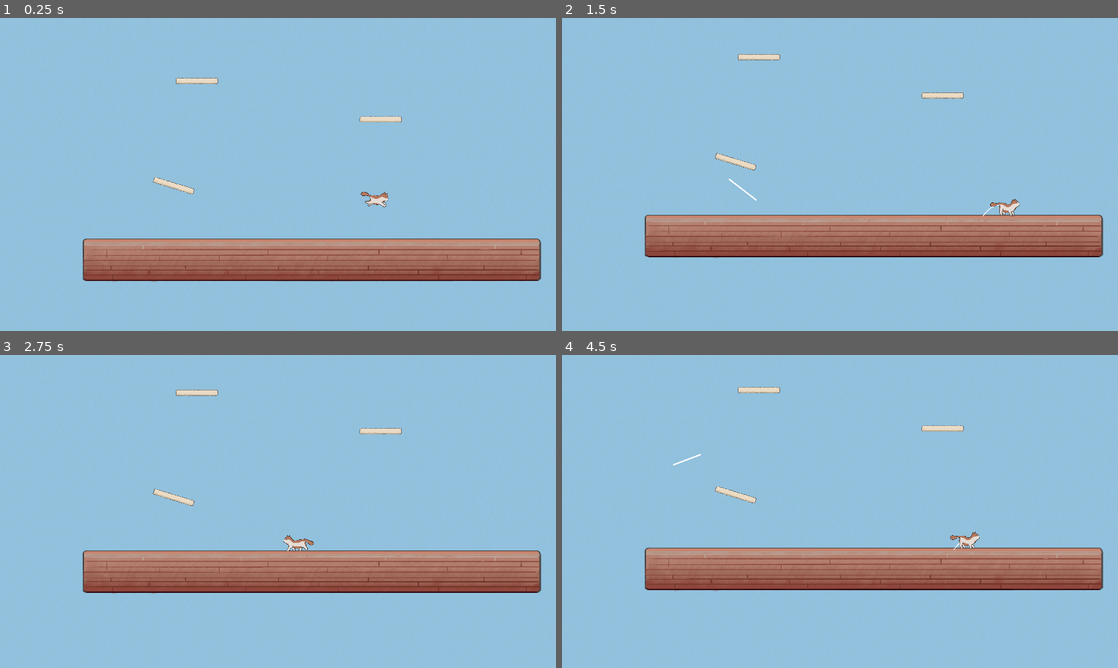
Above: before the commit, frames 1-4 (two rows, left to right).
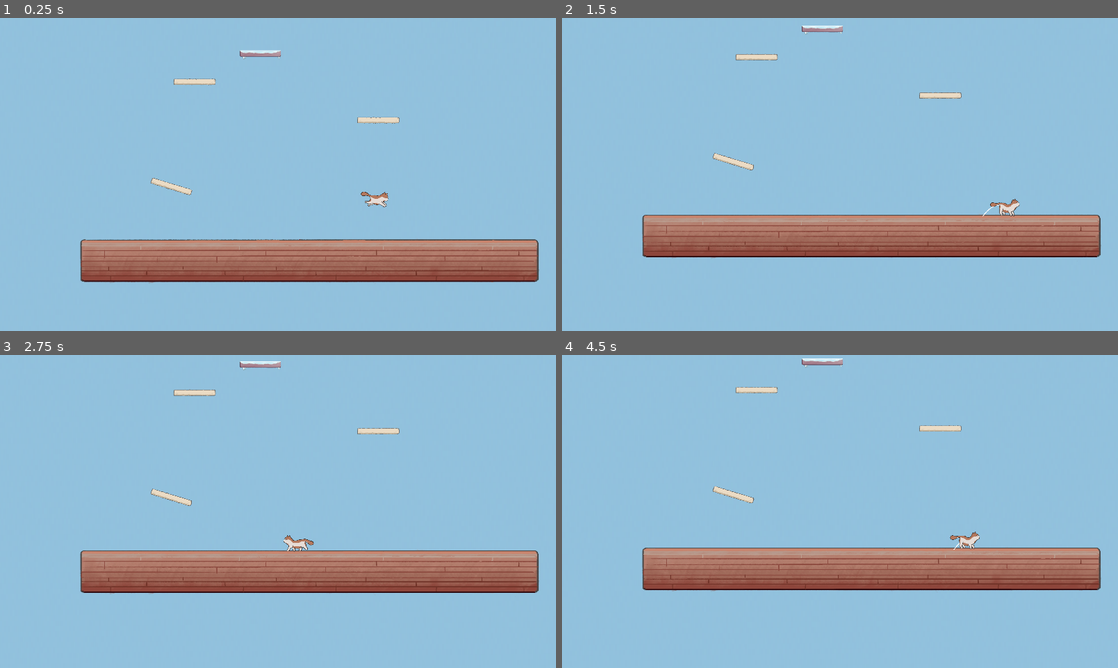
Above: after the commit, the same moments.

Repository: speedacm/Game-Dev-Catformer
Game: Godot game, scene res://Scenes/main.tscn
The game is run twice, just before and just after one commit, with the same random seed, the same clock (stepped at 60 frames per second) and the same inputs.
Inputs (mouse positions are in pixels of both pictures, inside the frame that each line leads up to):
- Up to frame 1 (0.25 s): no input
- Up to frame 2 (1.5 s): move the mouse to (962, 158) at 0.52 s; press the mouse at (962, 158) at 0.53 s; hold Right (ui_right) 0.53-1.25 s; tap C (c) at 0.8 s; release the mouse at (962, 158) at 1.25 s; drag from (728, 190) to (812, 237) at 1.27 s
- Up to frame 3 (2.75 s): move the mouse to (333, 442) at 2.02 s; hold Left (ui_left) from 2.03 s (still down); hold E (hold) from 2.03 s (still down); click (333, 442) at 2.3 s
- Up to frame 4 (4.5 s): release Left (ui_left) at 2.75 s; release E (hold) at 2.75 s; drag from (812, 574) to (673, 464) at 2.77 s; move the mouse to (1006, 558) at 3.52 s; hold Right (ui_right) 3.53-4.25 s; hold E (hold) 3.53-4.25 s; tap C (c) at 3.6 s; click (1006, 558) at 3.67 s; drag from (673, 464) to (756, 433) at 4.27 s

The runs differ from the first frame. In frame 1, 4.3% of the frame differs, in the area x 14-98%, y 10-85%; in frame 2, 0.7%; in frame 3, 0.6%; in frame 4, 0.7%.

Commit message:
Revert "Dgc moving platform (#27)"
This reverts commit a77fa20f260dbd78aa1e4eb8d2876f02a3ab2415.

Diff:
--- a/Scenes/UILine.gd
+++ /dev/null
@@ -1,22 +0,0 @@
-extends Line2D
-@onready var player := find_parent("player")
-
-# Called when the node enters the scene tree for the first time.
-func _ready():
-	pass
-
-# Called every frame. 'delta' is the elapsed time since the previous frame.
-func _process(delta):
-	pass
-
-func _input(event: InputEvent) -> void:
-	if player.is_on_floor():
-		if Input.is_action_just_pressed("Click"):
-			show()
-			points[0] = get_local_mouse_position()
-		if Input.is_action_pressed("Click"): #while holding down mouse button
-			points[1] = get_local_mouse_position()
-		if Input.is_action_just_released("Click"):
-			hide()
-		if Input.is_action_just_pressed("c"):
-			hide()
--- a/Scenes/highfric.tscn
+++ b/Scenes/highfric.tscn
@@ -1,9 +1,7 @@
-[gd_scene load_steps=3 format=3 uid="uid://cdqydwartk8a6"]
+[gd_scene load_steps=3 format=3 uid="uid://d4a8g3n7wphyr"]
 
 [ext_resource type="PackedScene" uid="uid://cxuchcpo4q2cs" path="res://Scenes/platform.tscn" id="1_cb41q"]
-
-[ext_resource type="Texture2D" uid="uid://cslgexevvtkam" path="res://Asset_Pack/statics/No Slide Platform.png" id="2_uufml"]
-
+[ext_resource type="Texture2D" uid="uid://bw45y68d5vptb" path="res://Asset_Pack/statics/Game-Dev-Catformer - HF_Platform.png" id="2_1iebe"]
 
 [node name="highfricplat" instance=ExtResource("1_cb41q")]
 friction = 1.0
--- a/Scenes/kineplayer.tscn
+++ b/Scenes/kineplayer.tscn
@@ -1,12 +1,9 @@
-[gd_scene load_steps=13 format=3 uid="uid://bdhgxihnvqm3e"]
+[gd_scene load_steps=12 format=3 uid="uid://bdhgxihnvqm3e"]
 
 [ext_resource type="Script" path="res://Scripts/kineplayer.gd" id="1_n43a3"]
-
-[ext_resource type="Texture2D" uid="uid://e0o6y5cg28qc" path="res://Cat Animations/GameDevCatformer(SpriteSheet2).png" id="2_8e8k0"]
-[ext_resource type="Texture2D" uid="uid://bsbi3nw6kew6q" path="res://Asset_Pack/statics/Screenshot 2023-10-04 at 6.39.47 PM.png" id="3_1eeqk"]
-
+[ext_resource type="Texture2D" uid="uid://ctw7kkrvtgm0y" path="res://Cat Animations/GameDevCatformer(SpriteSheet2).png" id="2_8e8k0"]
+[ext_resource type="Texture2D" uid="uid://b1j40utw4anm1" path="res://Asset_Pack/statics/Screenshot 2023-10-04 at 6.39.47 PM.png" id="3_1eeqk"]
 [ext_resource type="Script" path="res://Scenes/Camera2D.gd" id="3_xp0tx"]
-[ext_resource type="Script" path="res://Scenes/UILine.gd" id="4_88xvk"]
 
 [sub_resource type="RectangleShape2D" id="RectangleShape2D_4xgcb"]
 size = Vector2(127, 129)
@@ -126,10 +123,6 @@
 drag_vertical_offset = -1.0
 script = ExtResource("3_xp0tx")
 
-[node name="UILine" type="Line2D" parent="Camera2D"]
-points = PackedVector2Array(6, -1, 6, 0)
-script = ExtResource("4_88xvk")
-
 [node name="Sprite2D2" type="Sprite2D" parent="."]
 visible = false
 z_index = -3
--- a/Scenes/lowfric.tscn
+++ b/Scenes/lowfric.tscn
@@ -1,11 +1,9 @@
-[gd_scene load_steps=3 format=3 uid="uid://bichttx25c1lw"]
+[gd_scene load_steps=3 format=3 uid="uid://bm31x1j2fs4a1"]
 
 [ext_resource type="PackedScene" uid="uid://cxuchcpo4q2cs" path="res://Scenes/platform.tscn" id="1_j25k8"]
+[ext_resource type="Texture2D" uid="uid://byj1ke40125qo" path="res://Asset_Pack/statics/Game-Dev-Catformer - LF_Platform.png" id="2_3bes1"]
 
-[ext_resource type="Texture2D" uid="uid://nl28e2lyy4vt" path="res://Asset_Pack/statics/Slide platform.png" id="2_3ienx"]
-
-[node name="platform3" instance=ExtResource("1_j25k8")]
-
+[node name="lowfricplat" instance=ExtResource("1_j25k8")]
 friction = 0.0
 
 [node name="Sprite2D" parent="." index="0"]
--- a/Scenes/main.tscn
+++ b/Scenes/main.tscn
@@ -8,4 +8,4 @@
 [node name="Cat" parent="." instance=ExtResource("1_6nmq3")]
 
 [node name="Level1" parent="." instance=ExtResource("2_faqfv")]
-position = Vector2(-657, -227)
+position = Vector2(-673, -221)
--- a/Scenes/map.tscn
+++ b/Scenes/map.tscn
@@ -1,5 +1,4 @@
 [gd_scene load_steps=8 format=3 uid="uid://bv5iafq5y71bk"]
-
 
 [ext_resource type="Texture2D" uid="uid://cgc3l35wbdf8q" path="res://Asset_Pack/First_Level_pt2.png" id="2_fpjj3"]
 [ext_resource type="PackedScene" uid="uid://cxuchcpo4q2cs" path="res://Scenes/platform.tscn" id="2_kcbli"]
@@ -8,7 +7,6 @@
 [ext_resource type="PackedScene" uid="uid://bm31x1j2fs4a1" path="res://Scenes/lowfric.tscn" id="5_q510l"]
 [ext_resource type="PackedScene" uid="uid://d4a8g3n7wphyr" path="res://Scenes/highfric.tscn" id="6_hdb2k"]
 [ext_resource type="PackedScene" uid="uid://h32gt51wlunb" path="res://Scenes/scratch_pad.tscn" id="7_mxtyo"]
-
 
 [node name="Level1" type="Node2D"]
 
@@ -73,7 +71,6 @@
 scale = Vector2(1.6, 1.6)
 
 [node name="platform18" parent="." instance=ExtResource("6_hdb2k")]
-
 position = Vector2(-75, -4665)
 
 [node name="Scratch Pad" parent="." instance=ExtResource("7_mxtyo")]
--- a/Scenes/movingPlatform.tscn
+++ /dev/null
@@ -1,38 +0,0 @@
-[gd_scene load_steps=4 format=3 uid="uid://6jd7bdmni75w"]
-
-[ext_resource type="PackedScene" uid="uid://cxuchcpo4q2cs" path="res://Scenes/platform.tscn" id="1_i30jq"]
-
-[sub_resource type="Animation" id="Animation_dg2ue"]
-resource_name = "movementLoop"
-length = 2.0
-loop_mode = 1
-tracks/0/type = "value"
-tracks/0/imported = false
-tracks/0/enabled = true
-tracks/0/path = NodePath(".:position")
-tracks/0/interp = 2
-tracks/0/loop_wrap = true
-tracks/0/keys = {
-"times": PackedFloat32Array(0, 1, 2),
-"transitions": PackedFloat32Array(1, 1, 1),
-"update": 0,
-"values": [Vector2(1, 0), Vector2(523, 0), Vector2(1, 0)]
-}
-
-[sub_resource type="AnimationLibrary" id="AnimationLibrary_r4ejq"]
-_data = {
-"movementLoop": SubResource("Animation_dg2ue")
-}
-
-[node name="MovingPlatform" type="Node2D"]
-
-[node name="platform" parent="." instance=ExtResource("1_i30jq")]
-position = Vector2(523, 0)
-
-[node name="AnimationPlayer" type="AnimationPlayer" parent="platform"]
-autoplay = "movementLoop"
-playback_default_blend_time = 0.2
-speed_scale = 0.75
-libraries = {
-"": SubResource("AnimationLibrary_r4ejq")
-}
--- a/Scenes/platform.tscn
+++ b/Scenes/platform.tscn
@@ -1,14 +1,12 @@
 [gd_scene load_steps=4 format=3 uid="uid://cxuchcpo4q2cs"]
 
 [ext_resource type="Script" path="res://Scripts/platform.gd" id="1_xrlwo"]
-
-[ext_resource type="Texture2D" uid="uid://d05sh2g1fwddb" path="res://Asset_Pack/statics/Game-Dev-Catformer Platform.png" id="2_0entx"]
-
+[ext_resource type="Texture2D" uid="uid://bvmcfnt4w765c" path="res://Asset_Pack/statics/Game-Dev-Catformer Platform.png" id="2_0entx"]
 
 [sub_resource type="RectangleShape2D" id="RectangleShape2D_hil6x"]
 size = Vector2(287, 37)
 
-[node name="platform2" type="AnimatableBody2D"]
+[node name="platform" type="StaticBody2D"]
 position = Vector2(1, 0)
 collision_layer = 5
 collision_mask = 5
--- a/Scenes/platform_moving.tscn
+++ /dev/null
@@ -1,47 +0,0 @@
-[gd_scene load_steps=6 format=3 uid="uid://dg3re3tri8tog"]
-
-[ext_resource type="Script" path="res://platformMoving.gd" id="1_oenin"]
-[ext_resource type="Texture2D" uid="uid://dght7bjyncte1" path="res://icon.svg" id="2_w2qcc"]
-
-[sub_resource type="RectangleShape2D" id="RectangleShape2D_wjflp"]
-size = Vector2(290, 42)
-
-[sub_resource type="Animation" id="Animation_e14f1"]
-resource_name = "moving"
-length = 2.0
-loop_mode = 1
-tracks/0/type = "value"
-tracks/0/imported = false
-tracks/0/enabled = true
-tracks/0/path = NodePath(".:position")
-tracks/0/interp = 1
-tracks/0/loop_wrap = true
-tracks/0/keys = {
-"times": PackedFloat32Array(0, 1, 2),
-"transitions": PackedFloat32Array(1, 1, 1),
-"update": 0,
-"values": [Vector2(0, 0), Vector2(300, 0), Vector2(0, 0)]
-}
-
-[sub_resource type="AnimationLibrary" id="AnimationLibrary_yjckq"]
-_data = {
-"moving": SubResource("Animation_e14f1")
-}
-
-[node name="platformMoving" type="AnimatableBody2D"]
-position = Vector2(300, 0)
-script = ExtResource("1_oenin")
-
-[node name="Sprite2D" type="Sprite2D" parent="."]
-position = Vector2(3.8147e-06, 0)
-scale = Vector2(2.28125, 0.34375)
-texture = ExtResource("2_w2qcc")
-
-[node name="CollisionShape2D" type="CollisionShape2D" parent="."]
-shape = SubResource("RectangleShape2D_wjflp")
-
-[node name="AnimationPlayer" type="AnimationPlayer" parent="."]
-autoplay = "moving"
-libraries = {
-"": SubResource("AnimationLibrary_yjckq")
-}
--- a/Scripts/Trajectory.gd
+++ b/Scripts/Trajectory.gd
@@ -2,13 +2,11 @@
 
 @onready var player = get_parent().get_node("player")
 @onready var dragline = get_parent().get_node("dragline")
-var max_points = 250 / 1
+var max_points = 250
 
 func update_trajectory(delta):
 	clear_points()
 	var pos = player.global_position
-	#var velAdjust = player.get_last_slide_collision().get_collider_velocity() #Adjusts trajectory based on current surfaces velocity
-	var velAdjust = 0
 	var vel = ((dragline.vec_start - dragline.vec_fin) * dragline.vel_multiplier)
 
 	# Ensure velocity doesn't exceed vel_length_max and turn trajectory indicator red if velocity is at its maximum
--- a/Scripts/dragline.gd
+++ b/Scripts/dragline.gd
@@ -25,12 +25,10 @@
 			jump_attempt = false
 
 			var vel = ((vec_start - vec_fin) * vel_multiplier)
-			var velAdjust = player.get_last_slide_collision().get_collider_velocity()
 
 			# Ensure the velocity doesn't exceed vel_length_max
 			if vel.length() > vel_length_max:
-
-				player.velocity = (vel.normalized() * vel_length_max) - velAdjust # fix this rate of slow down (way too harsh rn)
+				player.velocity = vel.normalized() * vel_length_max # fix this rate of slow down (way too harsh rn)
 
 			else:
 					player.velocity = vel
--- a/Scripts/kineplayer.gd
+++ b/Scripts/kineplayer.gd
@@ -19,14 +19,12 @@
 func _physics_process(delta):
 	# Add the gravity.
 
-
 	if not is_on_floor():
 		velocity.y += gravity * delta
 	var movement = move_and_slide()
 
 	if get_last_slide_collision() != null:
 		friction = get_last_slide_collision().get_collider().get_friction()
-		print(get_last_slide_collision().get_collider_velocity())
 
 	if is_on_floor():
 		var direction = Input.get_axis("ui_left", "ui_right")
